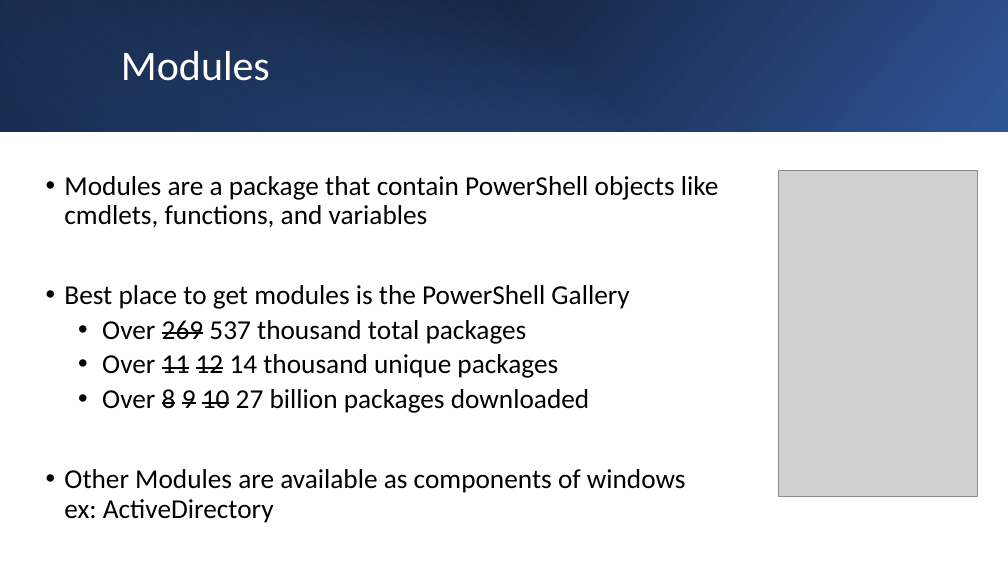
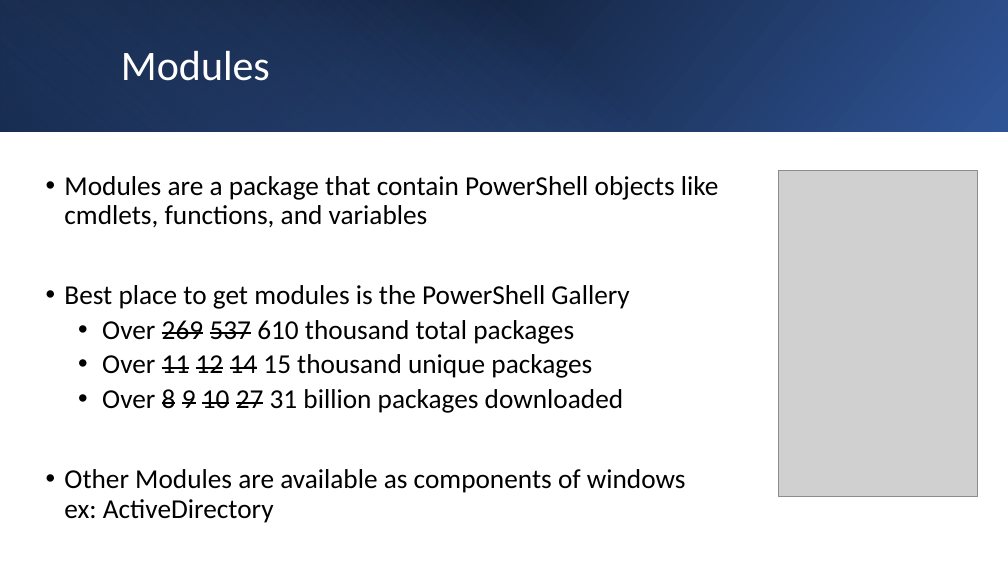
Before and after one commit to TonyWSQL/Presentations, a slide deck: slide 12 of Events/2026/Data Sat - Chicago/Intro to Powershell/Intro to Powershell.pptx (slide 11 before the commit). Drawn at 1008x567 pixels with LibreOffice and Linux fonts; fonts in the diff are those of the drawing; grey boxes stand for pictures. Boxes give left, top, right and bottom in pixels: in the first picture for what was removed or moved away, otherwise in the second. Text is boxed around its words. In the diff, an @@ line names an element or a change of style, - is before the commit and + after.

```diff
--- a/Events/2026/Data Sat - Chicago/Intro to Powershell/Intro to Powershell.pptx
+++ b/Events/2026/Data Sat - Chicago/Intro to Powershell/Intro to Powershell.pptx
@@ text at bbox=[102, 320, 623, 413]: text changed @@
-  • Over 269 537 thousand total packages
-  • Over 11 12 14 thousand unique packages
-  • Over 8 9 10 27 billion packages downloaded
+  • Over 269 537 610 thousand total packages
+  • Over 11 12 14 15 thousand unique packages
+  • Over 8 9 10 27 31 billion packages downloaded
```
Also in this commit, not shown: 1 other slide changed, 1 slide added, 8 other files.
